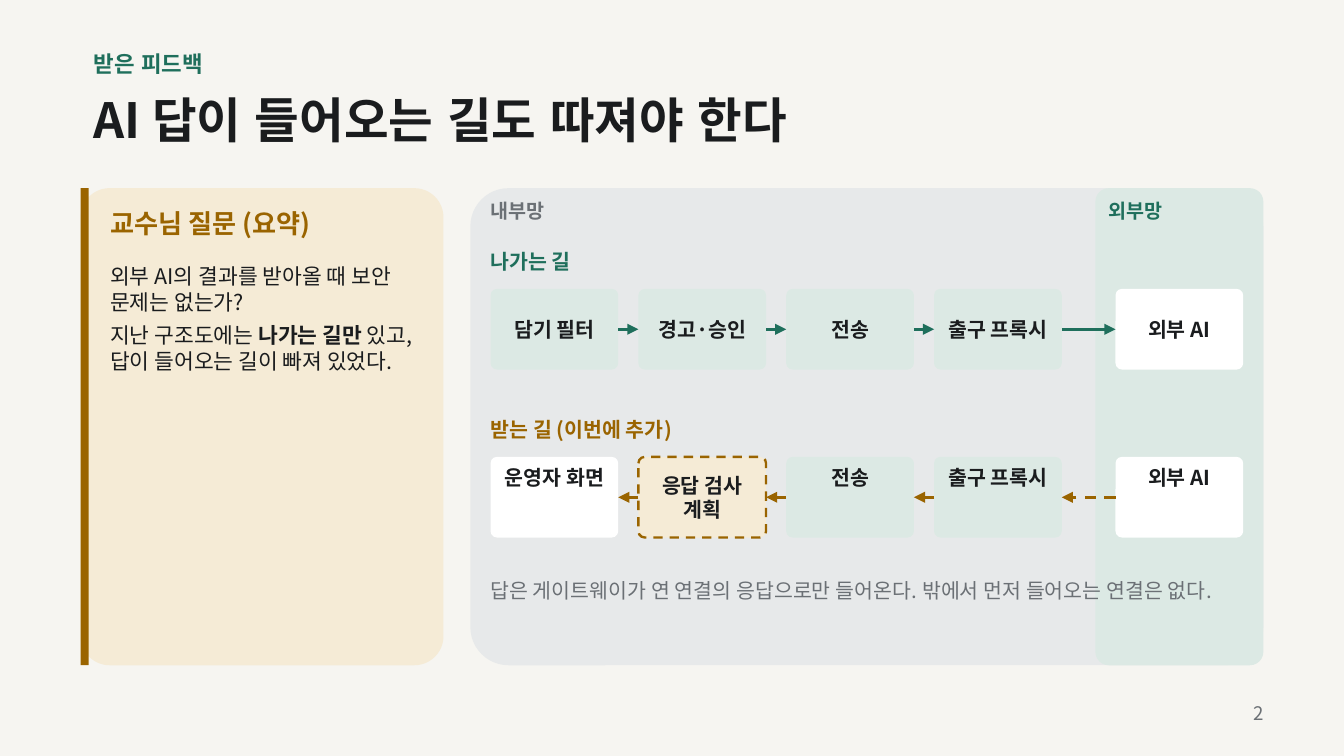
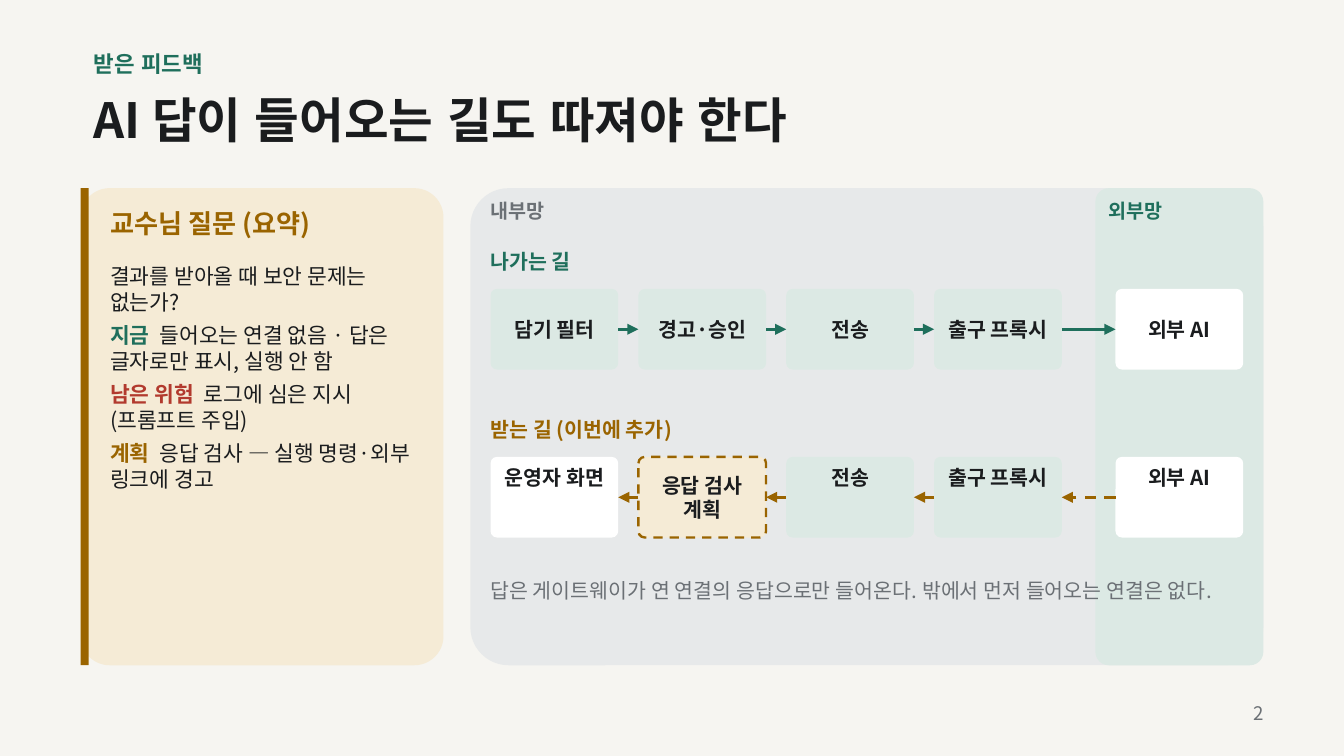
Before and after one commit to ygsg-dku/yeogwasigan, a slide deck: slide 2 of docs/presentations/여과시간_주간_1104.pptx. Drawn at 1344x756 pixels with LibreOffice and Linux fonts; fonts in the diff are those of the drawing. Boxes give left, top, right and bottom in pixels: in the first picture for what was removed or moved away, otherwise in the second. Text is boxed around its words. In the diff, an @@ line names an element or a change of style, - is before the commit and + after.

Commit message:
docs: 11/4 덱 — 대응 계획을 피드백 장에 합치고 시연을 목록 제안 흐름으로
- 9장 → 8장 (5분에 맞춤): '대응 계획'을 '받은 피드백' 왼쪽 카드에 합침
- 시연 장: 목록 제안 받기 → 보안팀 승인 → 그 목록으로 요청 → 다른 사람이 승인 → AI 답.
  알고리즘 2~3단계는 데모 모드(지난 실제 실행 기록)라고 슬라이드에 적음

```diff
--- a/docs/presentations/여과시간_주간_1104.pptx
+++ b/docs/presentations/여과시간_주간_1104.pptx
@@ text at (110,266,410,489): text changed @@
-외부 AI의 결과를 받아올 때 보안 문제는 없는가?
-지난 구조도에는 나가는 길만 있고, 답이 들어오는 길이 빠져 있었다.
+결과를 받아올 때 보안 문제는 없는가?
+지금 들어오는 연결 없음 · 답은 글자로만 표시, 실행 안 함
+남은 위험 로그에 심은 지시(프롬프트 주입)
+계획 응답 검사 — 실행 명령·외부 링크에 경고
```
Also in this commit, not shown: 5 other slides changed, 1 slide added, 2 slides removed, 2 other files.
